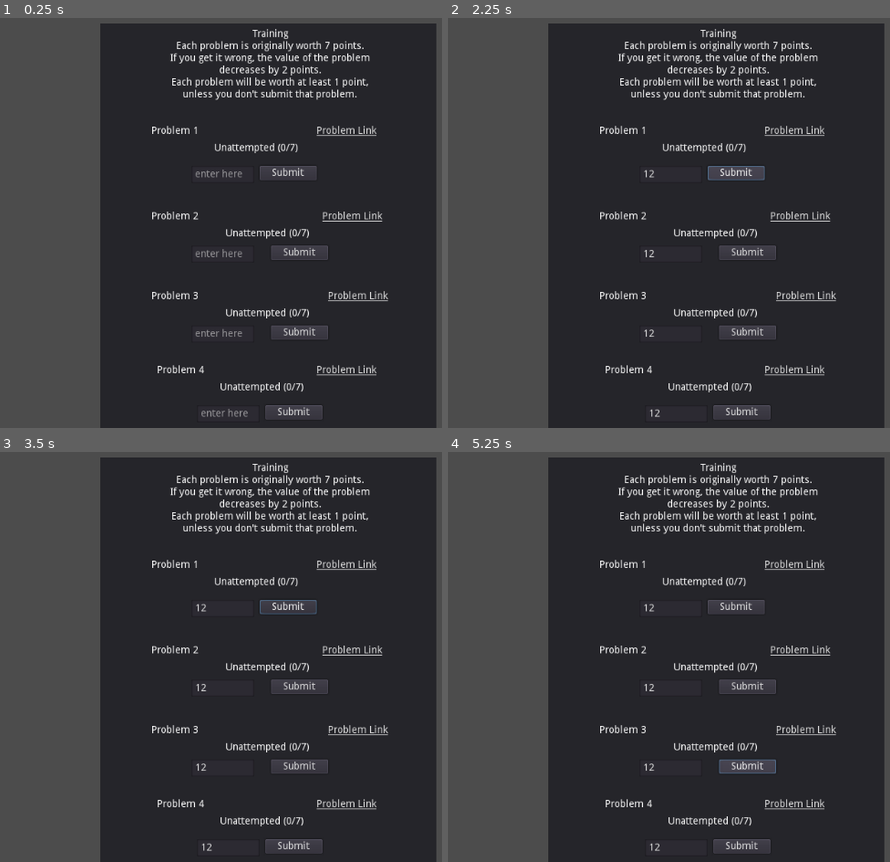
Above: before the commit, frames 1-4 (two rows, left to right).
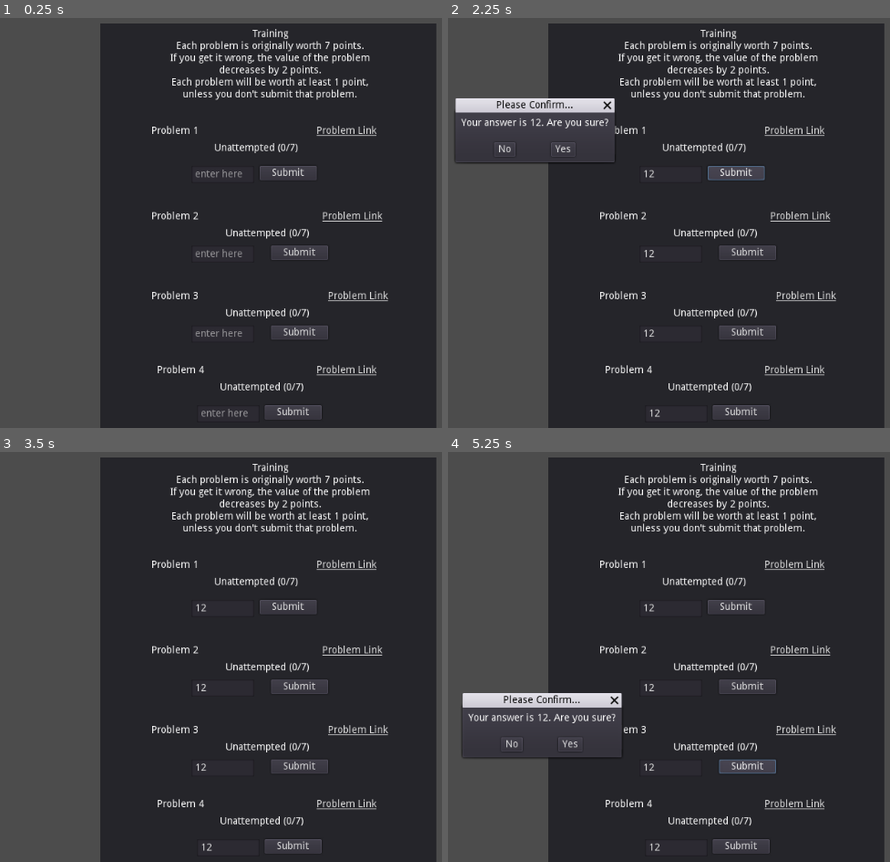
Above: after the commit, the same moments.

Repository: bkf2020/gamc
Game: Godot game, scene res://TrainingAIME.tscn
The game is run twice, just before and just after one commit, with the same random seed, the same clock (stepped at 60 frames per second) and the same inputs. This scene is started directly instead of the project's main scene.
Inputs (mouse positions are in pixels of both pictures, inside the frame that each line leads up to):
- Up to frame 1 (0.25 s): no input
- Up to frame 2 (2.25 s): click (669, 173) at 0.52 s; type "12" at 0.6 s; click (669, 255) at 0.75 s; type "12" at 0.83 s; click (669, 333) at 0.98 s; type "12" at 1.07 s; click (677, 415) at 1.27 s; type "12" at 1.35 s; click "Submit" at 2 s
- Up to frame 3 (3.5 s): click (57, 583) at 2.75 s, where only the run after the commit has a clickable "No"
- Up to frame 4 (5.25 s): click "Submit" at 3.5 s; click (509, 661) at 4.25 s, where only the run after the commit has a clickable "No"; click "Submit" at 5 s

The runs differ from the first frame. In frame 1, less than 0.1% of the frame differs, in the area x 59-73%, y 94-98%; in frame 2, 3.0%; in frame 3, 0.2%; in frame 4, 3.0%, in the area x 3-73%, y 58-98%.

Commit message:
Confirmation for user answer, checking format of answer

Diff:
--- a/src/TrainingAIME.tscn
+++ b/src/TrainingAIME.tscn
@@ -92,6 +92,18 @@
 "_edit_use_anchors_": false
 }
 
+[node name="Problem1Confirm" type="ConfirmationDialog" parent="TrainingPanel"]
+margin_left = 125.716
+margin_top = 157.145
+margin_right = 325.716
+margin_bottom = 227.145
+
+[node name="Problem1Invalid" type="AcceptDialog" parent="TrainingPanel"]
+margin_left = 150.0
+margin_top = 158.0
+margin_right = 307.0
+margin_bottom = 219.0
+
 [node name="Problem2Text" type="Label" parent="TrainingPanel"]
 margin_left = 72.0
 margin_top = 264.0
@@ -153,6 +165,21 @@
 "_edit_use_anchors_": false
 }
 
+[node name="Problem2Confirm" type="ConfirmationDialog" parent="TrainingPanel"]
+margin_left = 132.45
+margin_top = 263.779
+margin_right = 332.45
+margin_bottom = 333.779
+__meta__ = {
+"_edit_use_anchors_": false
+}
+
+[node name="Problem2Invalid" type="AcceptDialog" parent="TrainingPanel"]
+margin_left = 144.0
+margin_top = 267.0
+margin_right = 316.0
+margin_bottom = 332.0
+
 [node name="Problem3Text" type="Label" parent="TrainingPanel"]
 margin_left = 72.0
 margin_top = 376.0
@@ -214,6 +241,18 @@
 "_edit_use_anchors_": false
 }
 
+[node name="Problem3Confirm" type="ConfirmationDialog" parent="TrainingPanel"]
+margin_left = 135.818
+margin_top = 382.759
+margin_right = 335.818
+margin_bottom = 452.759
+
+[node name="Problem3Invalid" type="AcceptDialog" parent="TrainingPanel"]
+margin_left = 137.796
+margin_top = 375.245
+margin_right = 314.796
+margin_bottom = 451.245
+
 [node name="Problem4Text" type="Label" parent="TrainingPanel"]
 margin_left = 80.0
 margin_top = 480.0
@@ -245,9 +284,9 @@
 text = "Unattempted (0/7)"
 
 [node name="Problem4Submit" type="Button" parent="TrainingPanel"]
-margin_left = 232.0
+margin_left = 230.878
 margin_top = 536.0
-margin_right = 312.0
+margin_right = 310.878
 margin_bottom = 556.0
 rect_pivot_offset = Vector2( 16, -8 )
 text = "Submit"
@@ -276,6 +315,21 @@
 "_edit_use_anchors_": false
 }
 
+[node name="Problem4Confirm" type="ConfirmationDialog" parent="TrainingPanel"]
+margin_left = 130.206
+margin_top = 490.516
+margin_right = 330.206
+margin_bottom = 560.516
+
+[node name="Problem4Invalid" type="AcceptDialog" parent="TrainingPanel"]
+margin_left = 134.0
+margin_top = 480.0
+margin_right = 318.0
+margin_bottom = 564.0
+__meta__ = {
+"_edit_use_anchors_": false
+}
+
 [node name="Problem5Text" type="Label" parent="TrainingPanel"]
 margin_left = 80.0
 margin_top = 584.0
@@ -338,8 +392,28 @@
 "_edit_use_anchors_": false
 }
 
+[node name="Problem5Confirm" type="ConfirmationDialog" parent="TrainingPanel"]
+margin_left = 129.083
+margin_top = 593.782
+margin_right = 329.083
+margin_bottom = 663.782
+
+[node name="Problem5Invalid" type="AcceptDialog" parent="TrainingPanel"]
+margin_left = 128.775
+margin_top = 585.735
+margin_right = 320.775
+margin_bottom = 669.735
+__meta__ = {
+"_edit_use_anchors_": false
+}
+
+[connection signal="pressed" from="TrainingPanel/Problem1Submit" to="TrainingPanel" method="_on_Problem1Submit_pressed"]
 [connection signal="pressed" from="TrainingPanel/Problem1Link" to="TrainingPanel" method="_on_Problem1Link_pressed"]
+[connection signal="pressed" from="TrainingPanel/Problem2Submit" to="TrainingPanel" method="_on_Problem2Submit_pressed"]
 [connection signal="pressed" from="TrainingPanel/Problem2Link" to="TrainingPanel" method="_on_Problem2Link_pressed"]
+[connection signal="pressed" from="TrainingPanel/Problem3Submit" to="TrainingPanel" method="_on_Problem3Submit_pressed"]
 [connection signal="pressed" from="TrainingPanel/Problem3Link" to="TrainingPanel" method="_on_Problem3Link_pressed"]
+[connection signal="pressed" from="TrainingPanel/Problem4Submit" to="TrainingPanel" method="_on_Problem4Submit_pressed"]
 [connection signal="pressed" from="TrainingPanel/Problem4Link" to="TrainingPanel" method="_on_Problem4Link_pressed"]
+[connection signal="pressed" from="TrainingPanel/Problem5Submit" to="TrainingPanel" method="_on_Problem5Submit_pressed"]
 [connection signal="pressed" from="TrainingPanel/Problem5Link" to="TrainingPanel" method="_on_Problem5Link_pressed"]
--- a/src/TrainingAMC.tscn
+++ b/src/TrainingAMC.tscn
@@ -5,10 +5,10 @@
 [node name="Node2D" type="Node2D"]
 
 [node name="TrainingPanel" type="Panel" parent="."]
-margin_left = 256.0
-margin_top = 32.0
-margin_right = 728.0
-margin_bottom = 744.0
+margin_left = 262.236
+margin_top = 23.9819
+margin_right = 734.236
+margin_bottom = 735.982
 rect_pivot_offset = Vector2( 264, 432 )
 script = ExtResource( 1 )
 __meta__ = {
@@ -95,6 +95,16 @@
 "_edit_use_anchors_": false
 }
 
+[node name="Problem1Confirm" type="ConfirmationDialog" parent="TrainingPanel"]
+margin_left = 129.163
+margin_top = 141.84
+margin_right = 372.163
+margin_bottom = 231.84
+dialog_text = "test"
+__meta__ = {
+"_edit_use_anchors_": false
+}
+
 [node name="Problem2Text" type="Label" parent="TrainingPanel"]
 margin_left = 96.0
 margin_top = 264.0
@@ -158,6 +168,16 @@
 "_edit_use_anchors_": false
 }
 
+[node name="Problem2Confirm" type="ConfirmationDialog" parent="TrainingPanel"]
+margin_left = 129.548
+margin_top = 258.813
+margin_right = 372.548
+margin_bottom = 348.813
+dialog_text = "test"
+__meta__ = {
+"_edit_use_anchors_": false
+}
+
 [node name="Problem3Text" type="Label" parent="TrainingPanel"]
 margin_left = 96.0
 margin_top = 376.0
@@ -217,6 +237,16 @@
 margin_bottom = 390.0
 focus_mode = 2
 text = "Problem Link"
+__meta__ = {
+"_edit_use_anchors_": false
+}
+
+[node name="Problem3Confirm" type="ConfirmationDialog" parent="TrainingPanel"]
+margin_left = 129.548
+margin_top = 372.176
+margin_right = 372.548
+margin_bottom = 462.176
+dialog_text = "test"
 __meta__ = {
 "_edit_use_anchors_": false
 }
@@ -286,6 +316,16 @@
 "_edit_use_anchors_": false
 }
 
+[node name="Problem4Confirm" type="ConfirmationDialog" parent="TrainingPanel"]
+margin_left = 127.429
+margin_top = 485.538
+margin_right = 370.429
+margin_bottom = 575.538
+dialog_text = "test"
+__meta__ = {
+"_edit_use_anchors_": false
+}
+
 [node name="Problem5Text" type="Label" parent="TrainingPanel"]
 margin_left = 104.0
 margin_top = 584.0
@@ -351,8 +391,23 @@
 "_edit_use_anchors_": false
 }
 
+[node name="Problem5Confirm" type="ConfirmationDialog" parent="TrainingPanel"]
+margin_left = 128.489
+margin_top = 603.139
+margin_right = 371.489
+margin_bottom = 693.139
+dialog_text = "test"
+__meta__ = {
+"_edit_use_anchors_": false
+}
+
+[connection signal="pressed" from="TrainingPanel/Problem1Submit" to="TrainingPanel" method="_on_Problem1Submit_pressed"]
 [connection signal="pressed" from="TrainingPanel/Problem1Link" to="TrainingPanel" method="_on_Problem1Link_pressed"]
+[connection signal="pressed" from="TrainingPanel/Problem2Submit" to="TrainingPanel" method="_on_Problem2Submit_pressed"]
 [connection signal="pressed" from="TrainingPanel/Problem2Link" to="TrainingPanel" method="_on_Problem2Link_pressed"]
+[connection signal="pressed" from="TrainingPanel/Problem3Submit" to="TrainingPanel" method="_on_Problem3Submit_pressed"]
 [connection signal="pressed" from="TrainingPanel/Problem3Link" to="TrainingPanel" method="_on_Problem3Link_pressed"]
+[connection signal="pressed" from="TrainingPanel/Problem4Submit" to="TrainingPanel" method="_on_Problem4Submit_pressed"]
 [connection signal="pressed" from="TrainingPanel/Problem4Link" to="TrainingPanel" method="_on_Problem4Link_pressed"]
+[connection signal="pressed" from="TrainingPanel/Problem5Submit" to="TrainingPanel" method="_on_Problem5Submit_pressed"]
 [connection signal="pressed" from="TrainingPanel/Problem5Link" to="TrainingPanel" method="_on_Problem5Link_pressed"]
--- a/src/UpdateTrainingAIME.gd
+++ b/src/UpdateTrainingAIME.gd
@@ -30,3 +30,72 @@
 	OS.shell_open(PlayerVariables.problem_links[3])
 func _on_Problem5Link_pressed():
 	OS.shell_open(PlayerVariables.problem_links[4])
+
+func valid_format(var input):
+	return input.is_valid_integer() and 0 <= int(input) and int(input) <= 999
+
+func _on_Problem1Submit_pressed():
+	var player_answer = get_node("Problem1Answer").text
+	if(valid_format(player_answer)):
+		var are_you_sure = "Your answer is " + player_answer + ". Are you sure?"
+		get_node("Problem1Confirm").dialog_text = are_you_sure
+		get_node("Problem1Confirm").get_ok().text = "Yes"
+		get_node("Problem1Confirm").get_cancel().text = "No"
+		get_node("Problem1Confirm").show()
+	else:
+		var invalid_format = "You answer \"" + player_answer + "\" is invalid!"
+		invalid_format += " It should be an integer between 0 and 999"
+		get_node("Problem1Invalid").dialog_text = invalid_format
+		get_node("Problem1Invalid").show()
+func _on_Problem2Submit_pressed():
+	var player_answer = get_node("Problem2Answer").text
+	if(valid_format(player_answer)):
+		var are_you_sure = "Your answer is " + player_answer + ". Are you sure?"
+		get_node("Problem2Confirm").dialog_text = are_you_sure
+		get_node("Problem2Confirm").get_ok().text = "Yes"
+		get_node("Problem2Confirm").get_cancel().text = "No"
+		get_node("Problem2Confirm").show()
+	else:
+		var invalid_format = "You answer \"" + player_answer + "\" is invalid!"
+		invalid_format += " It should be an integer between 0 and 999"
+		get_node("Problem2Invalid").dialog_text = invalid_format
+		get_node("Problem2Invalid").show()
+func _on_Problem3Submit_pressed():
+	var player_answer = get_node("Problem3Answer").text
+	if(valid_format(player_answer)):
+		var are_you_sure = "Your answer is " + player_answer + ". Are you sure?"
+		get_node("Problem3Confirm").dialog_text = are_you_sure
+		get_node("Problem3Confirm").get_ok().text = "Yes"
+		get_node("Problem3Confirm").get_cancel().text = "No"
+		get_node("Problem3Confirm").show()
+	else:
+		var invalid_format = "You answer \"" + player_answer + "\" is invalid!"
+		invalid_format += " It should be an integer between 0 and 999"
+		get_node("Problem3Invalid").dialog_text = invalid_format
+		get_node("Problem3Invalid").show()
+func _on_Problem4Submit_pressed():
+	var player_answer = get_node("Problem4Answer").text
+	if(valid_format(player_answer)):
+		var are_you_sure = "Your answer is " + player_answer + ". Are you sure?"
+		get_node("Problem4Confirm").dialog_text = are_you_sure
+		get_node("Problem4Confirm").get_ok().text = "Yes"
+		get_node("Problem4Confirm").get_cancel().text = "No"
+		get_node("Problem4Confirm").show()
+	else:
+		var invalid_format = "You answer \"" + player_answer + "\" is invalid!"
+		invalid_format += " It should be an integer between 0 and 999"
+		get_node("Problem4Invalid").dialog_text = invalid_format
+		get_node("Problem4Invalid").show()
+func _on_Problem5Submit_pressed():
+	var player_answer = get_node("Problem5Answer").text
+	if(valid_format(player_answer)):
+		var are_you_sure = "Your answer is " + player_answer + ". Are you sure?"
+		get_node("Problem5Confirm").dialog_text = are_you_sure
+		get_node("Problem5Confirm").get_ok().text = "Yes"
+		get_node("Problem5Confirm").get_cancel().text = "No"
+		get_node("Problem5Confirm").show()
+	else:
+		var invalid_format = "You answer \"" + player_answer + "\" is invalid!"
+		invalid_format += " It should be an integer between 0 and 999"
+		get_node("Problem5Invalid").dialog_text = invalid_format
+		get_node("Problem5Invalid").show()
--- a/src/UpdateTrainingAMC.gd
+++ b/src/UpdateTrainingAMC.gd
@@ -30,3 +30,40 @@
 	OS.shell_open(PlayerVariables.problem_links[3])
 func _on_Problem5Link_pressed():
 	OS.shell_open(PlayerVariables.problem_links[4])
+
+
+func _on_Problem1Submit_pressed():
+	var player_answer = get_node("Problem1Answer").text
+	var are_you_sure = "You selected " + player_answer + ". Are you sure?"
+	get_node("Problem1Confirm").dialog_text = are_you_sure
+	get_node("Problem1Confirm").get_ok().text = "Yes"
+	get_node("Problem1Confirm").get_cancel().text = "No"
+	get_node("Problem1Confirm").show()
+func _on_Problem2Submit_pressed():
+	var player_answer = get_node("Problem2Answer").text
+	var are_you_sure = "You selected " + player_answer + ". Are you sure?"
+	get_node("Problem2Confirm").dialog_text = are_you_sure
+	get_node("Problem2Confirm").get_ok().text = "Yes"
+	get_node("Problem2Confirm").get_cancel().text = "No"
+	get_node("Problem2Confirm").show()
+func _on_Problem3Submit_pressed():
+	var player_answer = get_node("Problem3Answer").text
+	var are_you_sure = "You selected " + player_answer + ". Are you sure?"
+	get_node("Problem3Confirm").dialog_text = are_you_sure
+	get_node("Problem3Confirm").get_ok().text = "Yes"
+	get_node("Problem3Confirm").get_cancel().text = "No"
+	get_node("Problem3Confirm").show()
+func _on_Problem4Submit_pressed():
+	var player_answer = get_node("Problem4Answer").text
+	var are_you_sure = "You selected " + player_answer + ". Are you sure?"
+	get_node("Problem4Confirm").dialog_text = are_you_sure
+	get_node("Problem4Confirm").get_ok().text = "Yes"
+	get_node("Problem4Confirm").get_cancel().text = "No"
+	get_node("Problem4Confirm").show()
+func _on_Problem5Submit_pressed():
+	var player_answer = get_node("Problem5Answer").text
+	var are_you_sure = "You selected " + player_answer + ". Are you sure?"
+	get_node("Problem5Confirm").dialog_text = are_you_sure
+	get_node("Problem5Confirm").get_ok().text = "Yes"
+	get_node("Problem5Confirm").get_cancel().text = "No"
+	get_node("Problem5Confirm").show()
